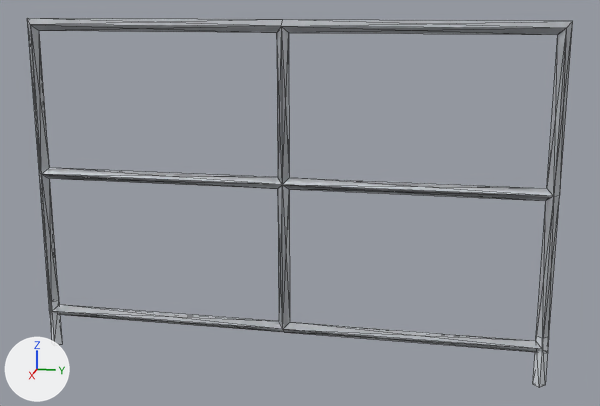
What one commit did to the glTF model static/Wireframe_Display.glb.
Camera for both pictures: a 50 mm lens placed at (5.17, 1.14, 1.17), pointed at (0.06, 0.12, -0.11). Every picture has the same lights, and +X, +Y and +Z are marked at lower left. Mesh edges are drawn as thin lines.

Before the edit, the objects in view are built like this:
```python
me_plane_003 = bpy.data.meshes.new('Plane.003')
me_plane_003.from_pydata(...)  # 58 vertices, 216 faces; spans x -1.04..1.26, y -1.73..1.73, z -0.04..0.04
me_plane_003.materials.append(mat_material)  # white #dde1e7
ob_plane_002 = bpy.data.objects.new('Plane.002', me_plane_003)
ob_plane_002.location = (0.0, 0.0, 0.0)
ob_plane_002.rotation_euler = (0.0, 1.571, 0.0)  # degrees (0, 90, 0)
```
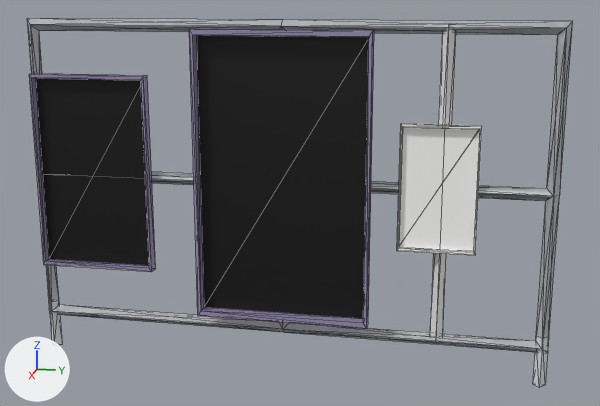
Boxes [x1, y1, x2, y2] around the edits, measured in the pictures (600 x 406 px):
'Cube.004', added (black)
    after: [189, 29, 374, 329]
    faces in mat_m_screen (black #000000): [197, 35, 369, 319]
    faces in mat_material_014 (purple #9a90b5): [189, 29, 374, 329]
'Cube.001', added (black)
    after: [29, 73, 156, 272]
    faces in mat_m_screen_004 (black #000000): [36, 78, 149, 265]
    faces in mat_material_016 (purple #9a90b5): [29, 73, 156, 272]
'Cube.008', added
    after: [397, 123, 482, 255]
'Cube.006', added
    after: [430, 24, 456, 343]

Diff of the bpy script that builds the scene:
```diff
--- a/static/Wireframe_Display.glb.py
+++ b/static/Wireframe_Display.glb.py
@@ mat_m_screen_003 @@
+mat_m_screen_003 = principled_material('M_Screen.003')
+mat_m_screen_003.base_color = (1.0, 0.994, 0.974)  # white #fffefc
@@ mat_m_screen @@
+mat_m_screen = principled_material('M_Screen')
+mat_m_screen.base_color = (0.0, 0.0, 0.0)  # black #000000
@@ mat_material_014 @@
+mat_material_014 = principled_material('Material.014')
+mat_material_014.base_color = (0.325, 0.277, 0.459)  # purple #9a90b4
@@ mat_material_016 @@
+mat_material_016 = principled_material('Material.016')
+mat_material_016.base_color = (0.325, 0.277, 0.459)  # purple #9a90b4
@@ mat_m_screen_004 @@
+mat_m_screen_004 = principled_material('M_Screen.004')
+mat_m_screen_004.base_color = (0.0, 0.0, 0.0)  # black #000000
@@ me_cube_009 @@
+me_cube_009.from_pydata(...)  # 16 vertices, 28 faces; spans x -1.03..0.88, y -0.88..0.95, z -0.92..0.9
+me_cube_009.materials.append(mat_m_screen_003)  # white #fffefc
@@ me_cube_007 @@
+me_cube_007.from_pydata(...)  # a box spanning x -1.0..1.0, y -1.0..1.0, z -1.0..1.0
@@ me_cube_006 @@
+me_cube_006.from_pydata(...)  # 16 vertices, 28 faces; spans x -1.03..0.88, y -0.88..0.95, z -0.92..0.9
+# faces by material slot: [2, 26]
+me_cube_006.materials.append(mat_m_screen)  # black #000000
+me_cube_006.materials.append(mat_material_014)  # purple #9a90b4
@@ me_cube_002 @@
+me_cube_002.from_pydata(...)  # 16 vertices, 28 faces; spans x -1.03..0.88, y -0.88..0.95, z -0.92..0.9
+# faces by material slot: [2, 26]
+me_cube_002.materials.append(mat_m_screen_004)  # black #000000
+me_cube_002.materials.append(mat_material_016)  # purple #9a90b4
@@ ob_cube_008 @@
+ob_cube_008 = bpy.data.objects.new('Cube.008', me_cube_009)
+ob_cube_008.parent = ob_plane_002
+ob_cube_008.location = (0.0, 1.0, 0.0675)
+ob_cube_008.rotation_euler = (1.571, 1.571, 0.0)  # degrees (90, 90, 0)
+ob_cube_008.scale = (-0.0237, -0.442, -0.266)
@@ ob_cube_006 @@
+ob_cube_006 = bpy.data.objects.new('Cube.006', me_cube_007)
+ob_cube_006.parent = ob_plane_002
+ob_cube_006.location = (-0.00482, 1.019, 0.00333)
+ob_cube_006.rotation_euler = (1.571, 0.785, -1.571)  # degrees (90, 45, -90)
+ob_cube_006.scale = (-0.0282, -0.0282, -1.01)
@@ ob_cube_004 @@
+ob_cube_004 = bpy.data.objects.new('Cube.004', me_cube_006)
+ob_cube_004.parent = ob_plane_002
+ob_cube_004.location = (-0.0135, 0.0274, 0.16)
+ob_cube_004.rotation_euler = (1.571, 1.571, 0.0)  # degrees (90, 90, 0)
+ob_cube_004.scale = (-0.0549, -1.02, -0.617)
@@ ob_cube_001 @@
+ob_cube_001 = bpy.data.objects.new('Cube.001', me_cube_002)
+ob_cube_001.parent = ob_plane_002
+ob_cube_001.location = (0.0, -1.287, 0.0695)
+ob_cube_001.rotation_euler = (1.571, 1.571, 0.0)  # degrees (90, 90, 0)
+ob_cube_001.scale = (-0.0387, -0.722, -0.435)
```
